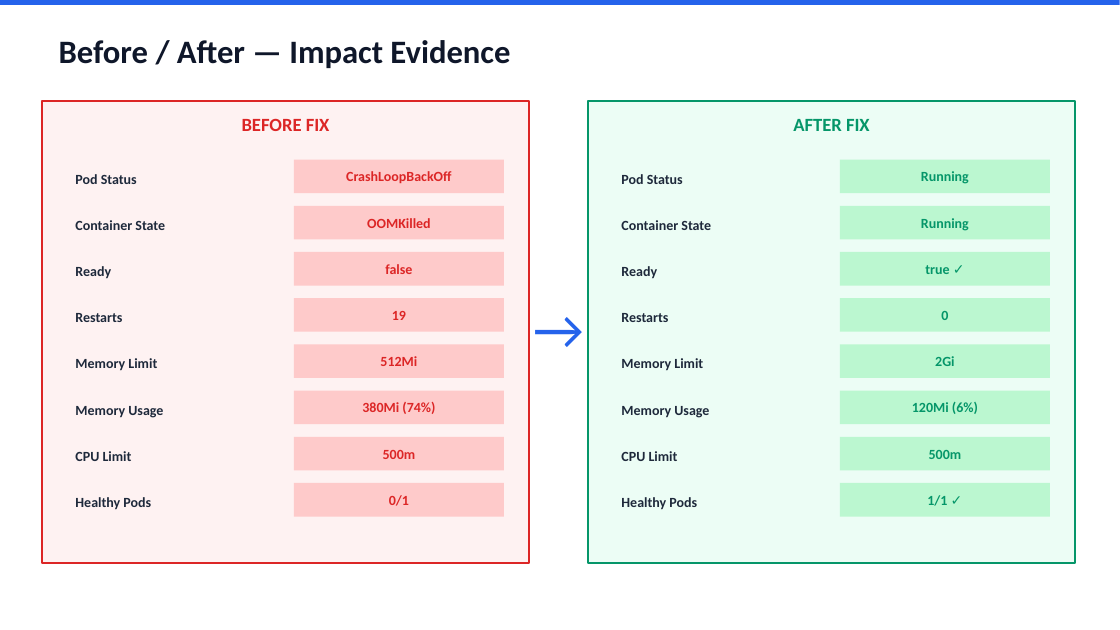
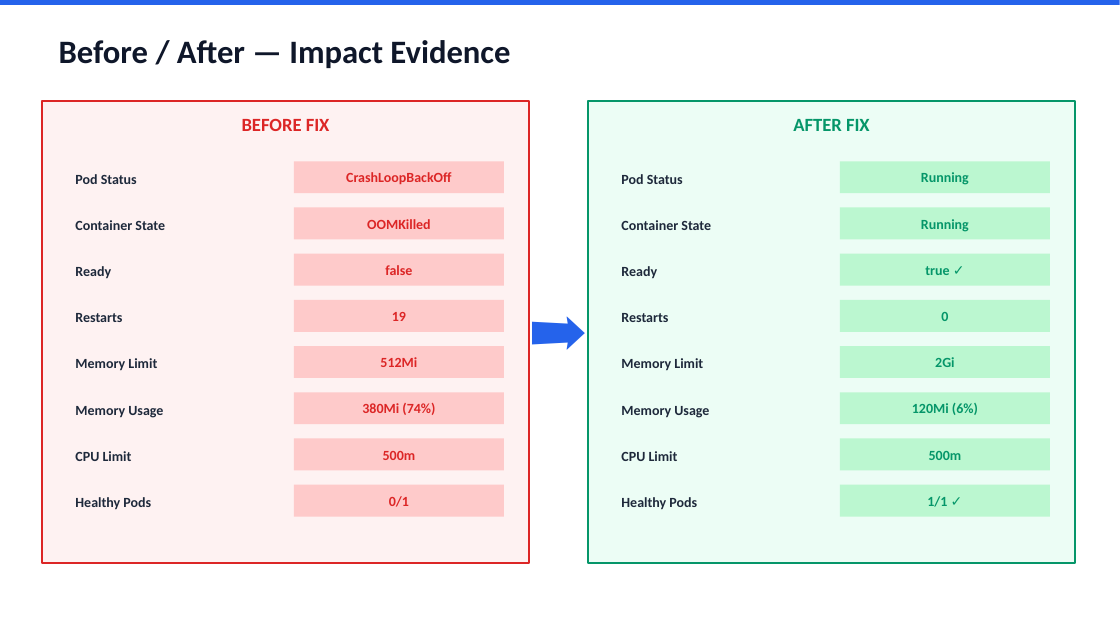
Before and after one commit to cskaruppu/Openshift-mcp-server, a slide deck: slide 5 of document/TCS_Agentic_AI_Hackathon_Presentation.pptx. Drawn at 1120x630 pixels with LibreOffice and Linux fonts; fonts in the diff are those of the drawing. Boxes give left, top, right and bottom in pixels: in the first picture for what was removed or moved away, otherwise in the second. Text is boxed around its words. In the diff, an @@ line names an element or a change of style, - is before the commit and + after.

```diff
--- a/document/TCS_Agentic_AI_Hackathon_Presentation.pptx
+++ b/document/TCS_Agentic_AI_Hackathon_Presentation.pptx
@@ text at bbox=[487, 294, 630, 361]: text changed; font Calibri to Arial @@
-→
+➡
@@ proportions changed in 14 elements at bbox=[294, 161, 504, 193], bbox=[294, 254, 504, 286], bbox=[294, 300, 504, 332], bbox=[294, 392, 504, 424], bbox=[294, 485, 504, 517], bbox=[840, 161, 1050, 193], bbox=[840, 208, 1050, 239], bbox=[840, 254, 1050, 286], bbox=[840, 300, 1050, 332], bbox=[840, 392, 1050, 424], bbox=[840, 439, 1050, 471], bbox=[840, 485, 1050, 517], bbox=[294, 346, 504, 378], bbox=[840, 346, 1050, 378] @@
```
Also in this commit, not shown: 4 other slides changed.
